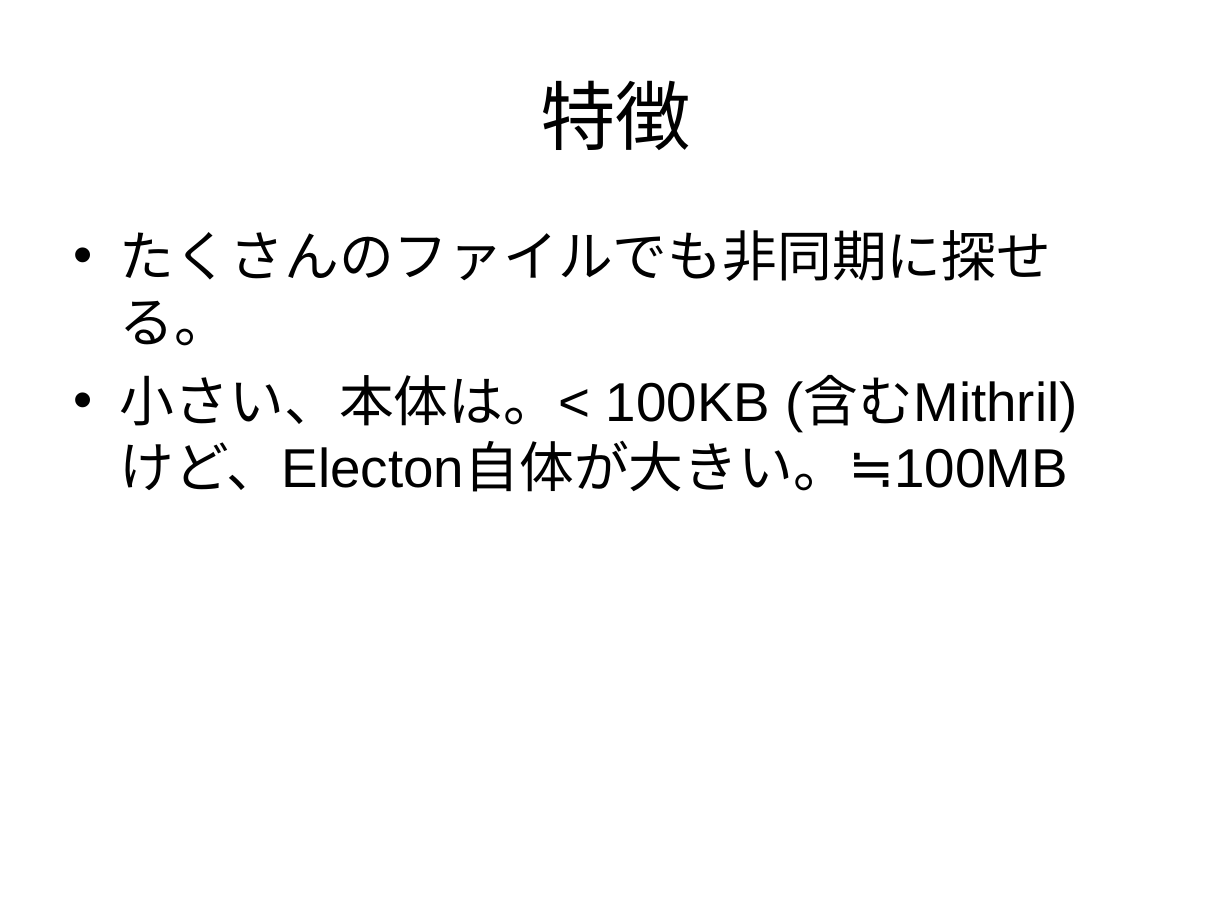
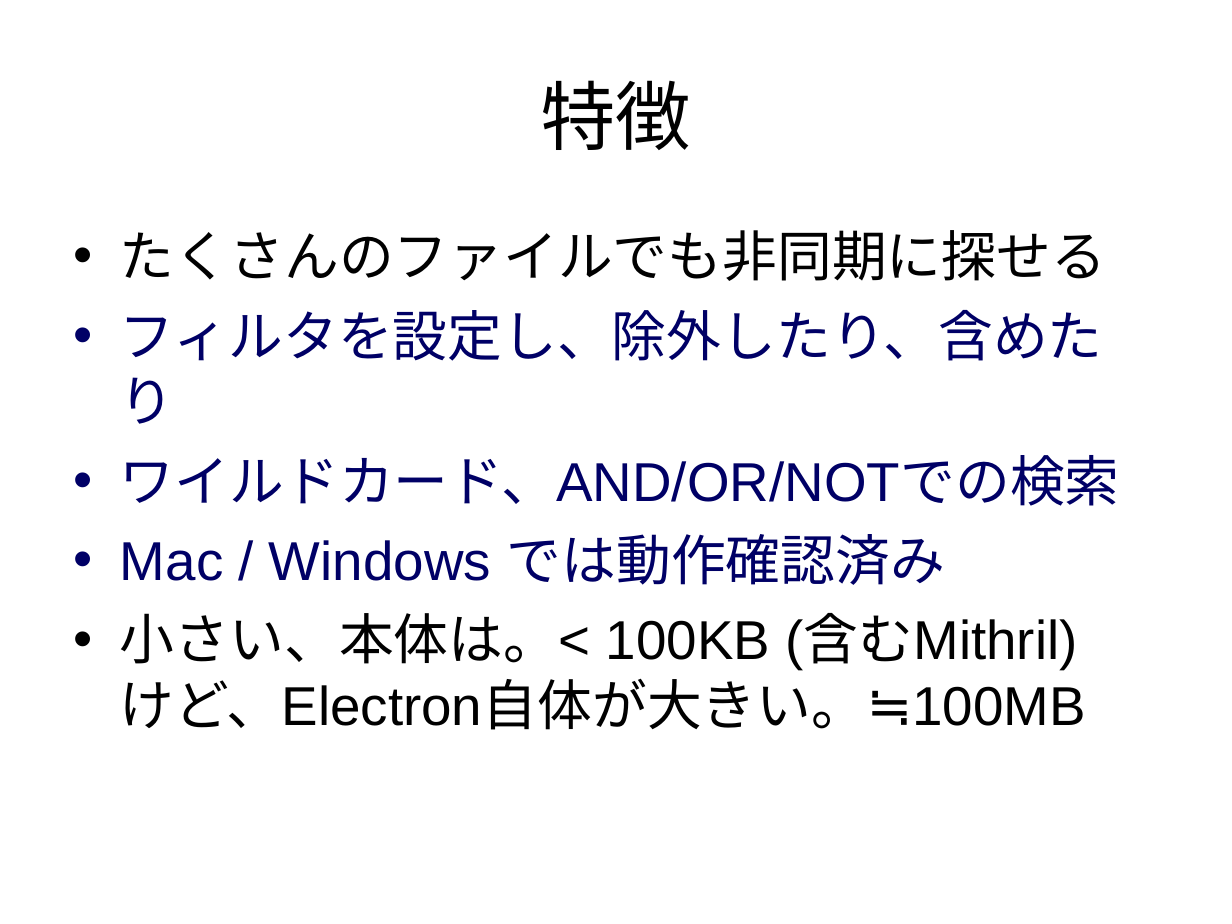
Before and after one commit to LightSpeedC/electron-mithril-async-file-search, a slide deck: slide 5 of doc/electron-mithril-async-file-search.ppt. Drawn at 1232x924 pixels with LibreOffice and Linux fonts; fonts in the diff are those of the drawing. Boxes give left, top, right and bottom in pixels: in the first picture for what was removed or moved away, otherwise in the second. Text is boxed around its words. In the diff, an @@ line names an element or a change of style, - is before the commit and + after.

```diff
--- a/doc/electron-mithril-async-file-search.ppt
+++ b/doc/electron-mithril-async-file-search.ppt
@@ text at [120,230,1120,730]: text changed @@
-• たくさんのファイルでも非同期に探せる。
-• 小さい、本体は。< 100KB (含むMithril)
-  けど、Electon自体が大きい。≒100MB
+• たくさんのファイルでも非同期に探せる
+• フィルタを設定し、除外したり、含めたり
+• ワイルドカード、AND/OR/NOTでの検索
+• Mac / Windows では動作確認済み
+• 小さい、本体は。< 100KB (含むMithril)
+  けど、Electron自体が大きい。≒100MB
```
Also in this commit, not shown: 3 other slides changed, 1 slide added, 1 other file.
